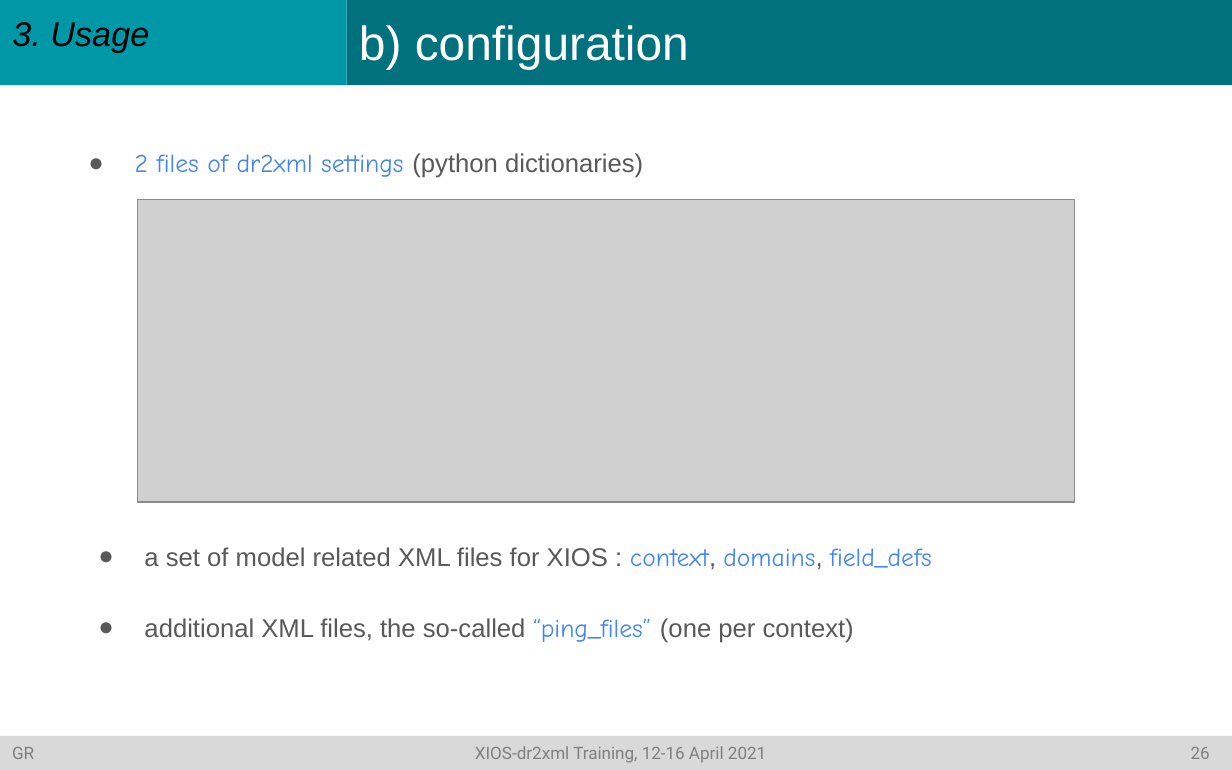
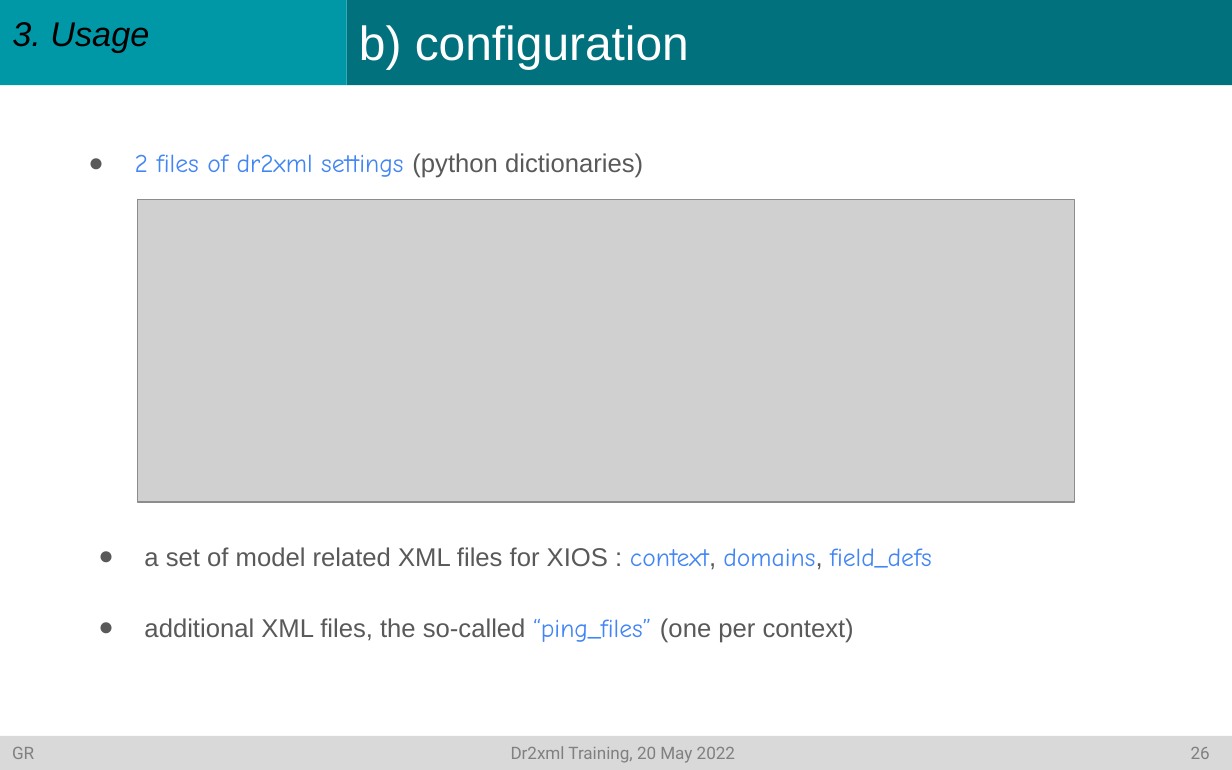
Before and after one commit to rigoudyg/dr2xml, a slide deck: slide 27 of slides/Formation_dr2xml.pptx. Drawn at 1232x770 pixels with LibreOffice and Linux fonts; fonts in the diff are those of the drawing; grey boxes stand for pictures. Boxes give left, top, right and bottom in pixels: in the first picture for what was removed or moved away, otherwise in the second. Text is boxed around its words. In the diff, an @@ line names an element or a change of style, - is before the commit and + after.

Commit message:
slides and docs for dr2xml training on 20.05.2022

```diff
--- a/slides/Formation_dr2xml.pptx
+++ b/slides/Formation_dr2xml.pptx
@@ text in rectangle at [12, 746, 1210, 763]: text changed @@
-GR XIOS-dr2xml Training, 12-16 April 2021 26
+GR Dr2xml Training, 20 May 2022 26
```
Also in this commit, not shown: 42 other slides changed, 3 slides added, 4 other files.
